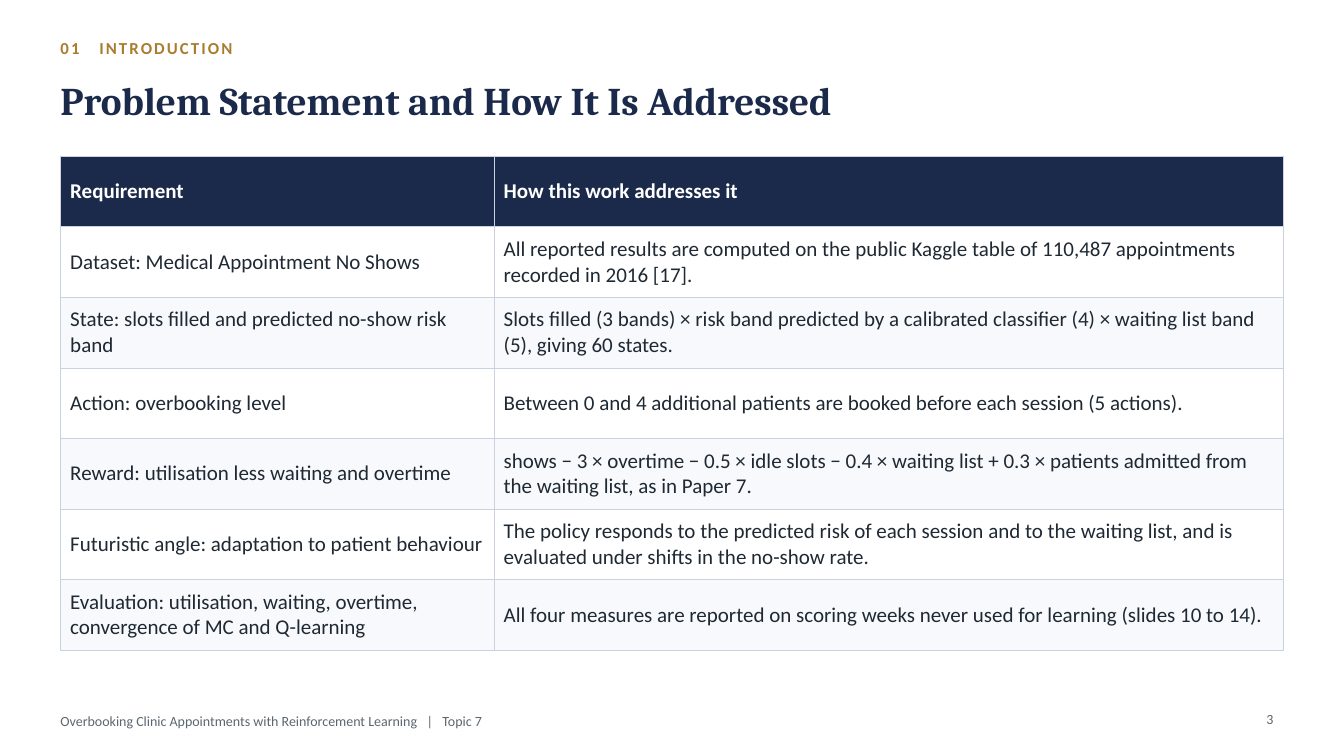
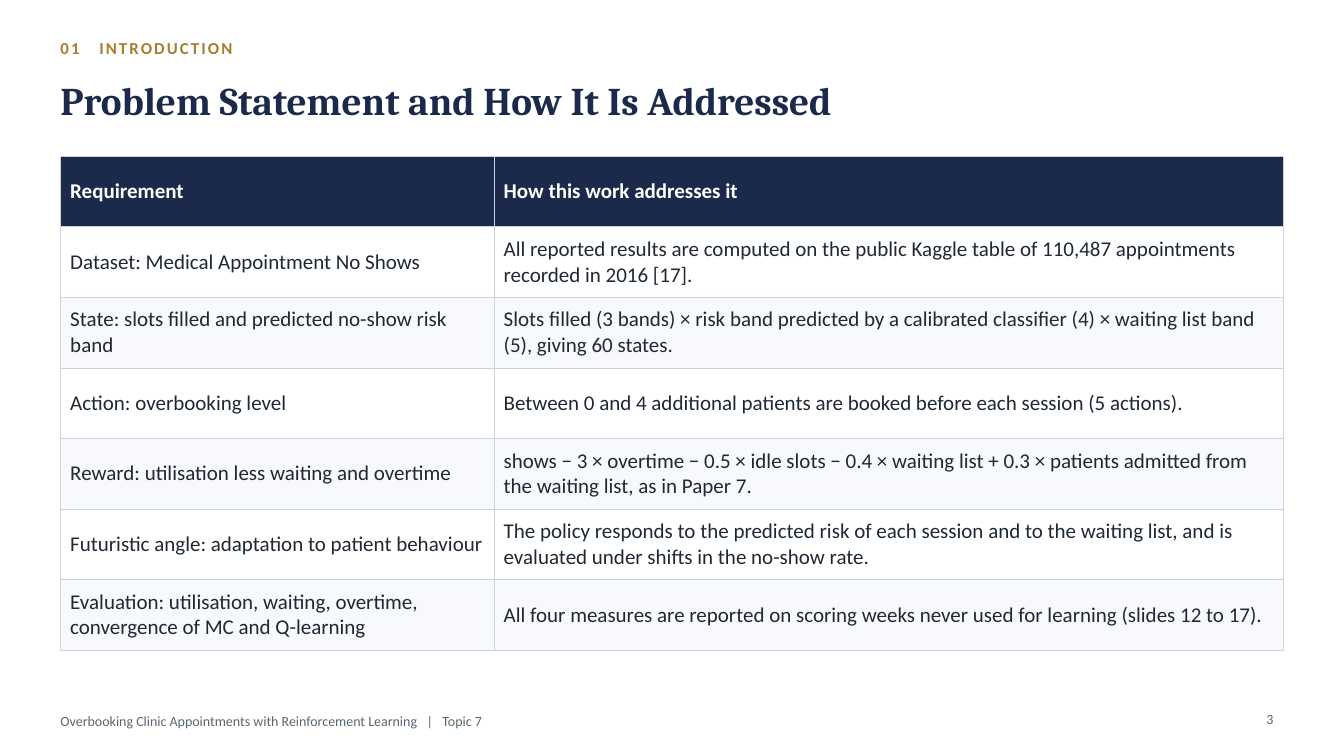
Before and after one commit to Nagasai-Datta/ml_lab, a slide deck: slide 3 of topic7/presentation/23BCE0757_THEORY_DA.pptx. Drawn at 1344x756 pixels with LibreOffice and Linux fonts; fonts in the diff are those of the drawing. Boxes give left, top, right and bottom in pixels: in the first picture for what was removed or moved away, otherwise in the second. Text is boxed around its words. In the diff, an @@ line names an element or a change of style, - is before the commit and + after.

```diff
--- a/topic7/presentation/23BCE0757_THEORY_DA.pptx
+++ b/topic7/presentation/23BCE0757_THEORY_DA.pptx
@@ table at <box>60,156,1284,642</box> @@
-row 7, column 2: All four measures are reported on scoring weeks never used for learning (slides 10 to 14).
+row 7, column 2: All four measures are reported on scoring weeks never used for learning (slides 12 to 17).
```
Also in this commit, not shown: 13 other slides changed, 4 slides added, 1 slide removed, 5 other files.
